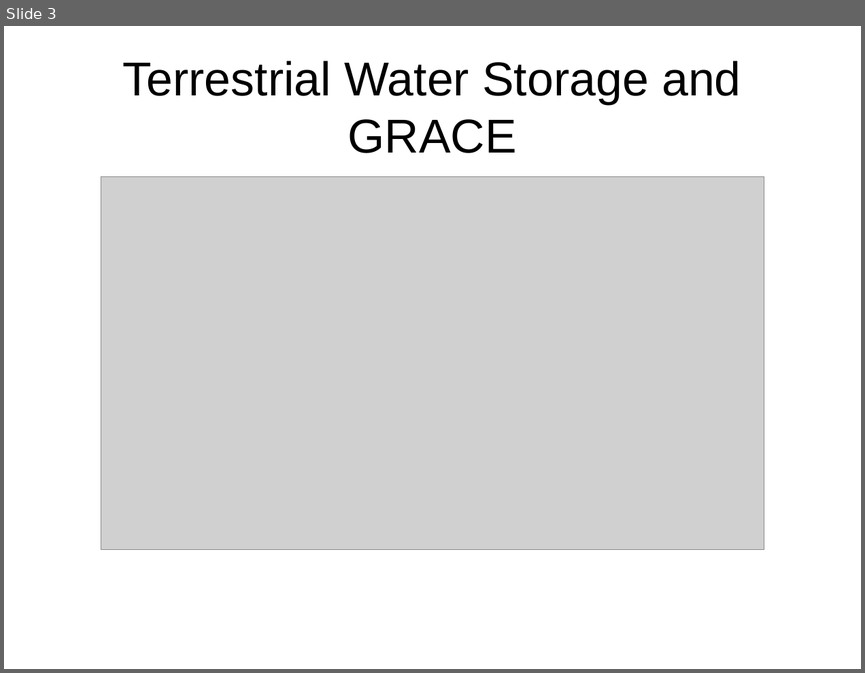
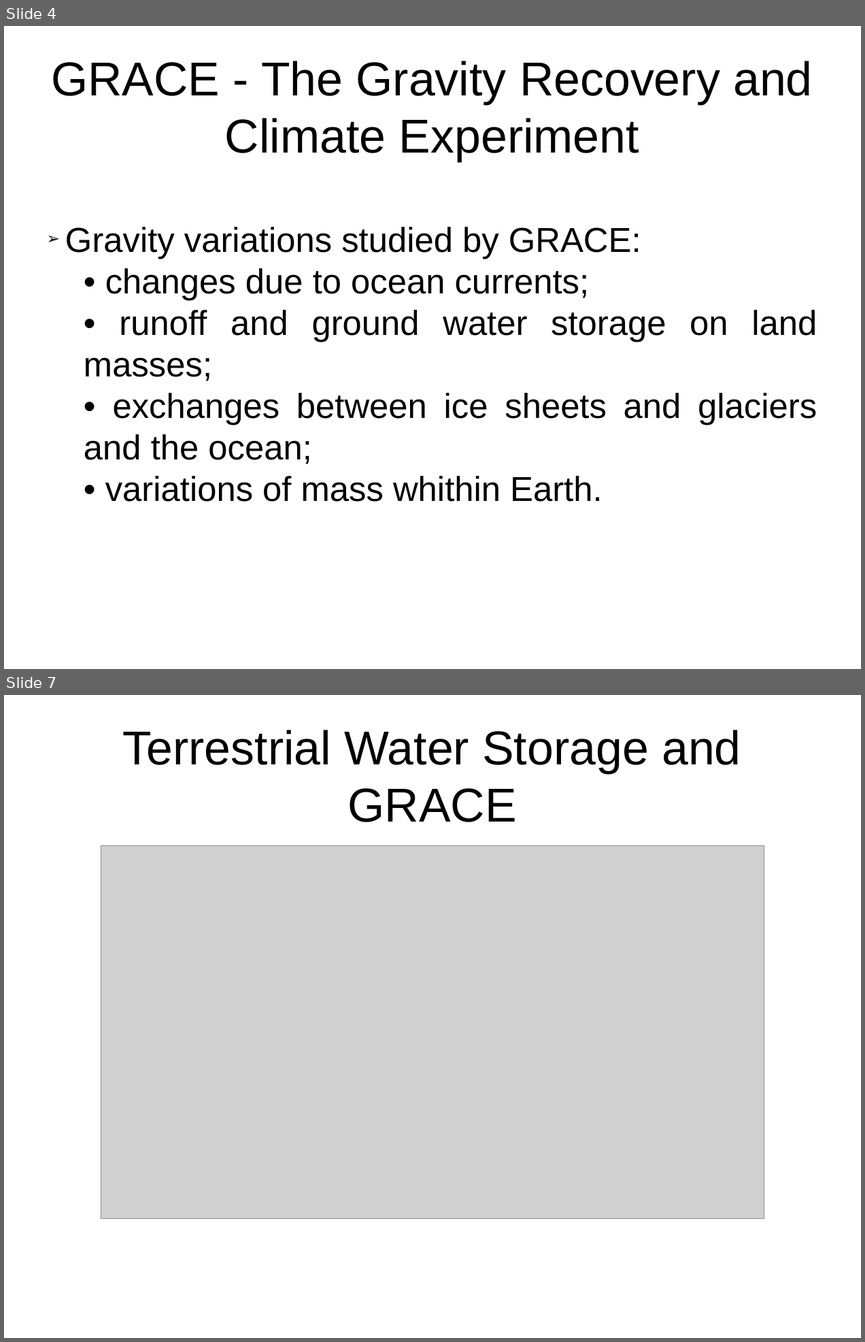
Before and after one commit to fvgatts/apresenta-o, a slide deck: presentation-TWSandGRACE.odp. Shown one above the other, each under a label of ours: slide 3 before the commit, slides 4 and 7 after it; the slides between them are not shown. The pictures are 865x673 and 865x1342 pixels, drawn with LibreOffice and Linux fonts; fonts in the diff are those of the drawing; grey boxes stand for pictures. Boxes give left, top, right and bottom in pixels: in the first picture for what was removed or moved away, otherwise in the second. Text is boxed around its words. In the diff, an @@ line names an element or a change of style, - is before the commit and + after.

Commit message:
Second draft - better explanation about GRACE data

```diff
--- a/presentation-TWSandGRACE.odp
+++ b/presentation-TWSandGRACE.odp
@@ slide 4 added at [4,26,861,669], background #FFFFFF @@
@@ title added at [51,61,812,161], 44 pt, text #000000 @@
+GRACE - The Gravity Recovery and Climate Experiment
@@ subtitle added at [65,227,817,501], 32 pt, text #000000 @@
+➢ Gravity variations studied by GRACE:
+  • changes due to ocean currents;
+  • runoff and ground water storage on land masses;
+  • exchanges between ice sheets and glaciers and the ocean;
+  • variations of mass whithin Earth.
@@ what was slide 3 is now slide 7 @@
```
Also in this commit, not shown: 2 slides changed, 4 other slides added.
